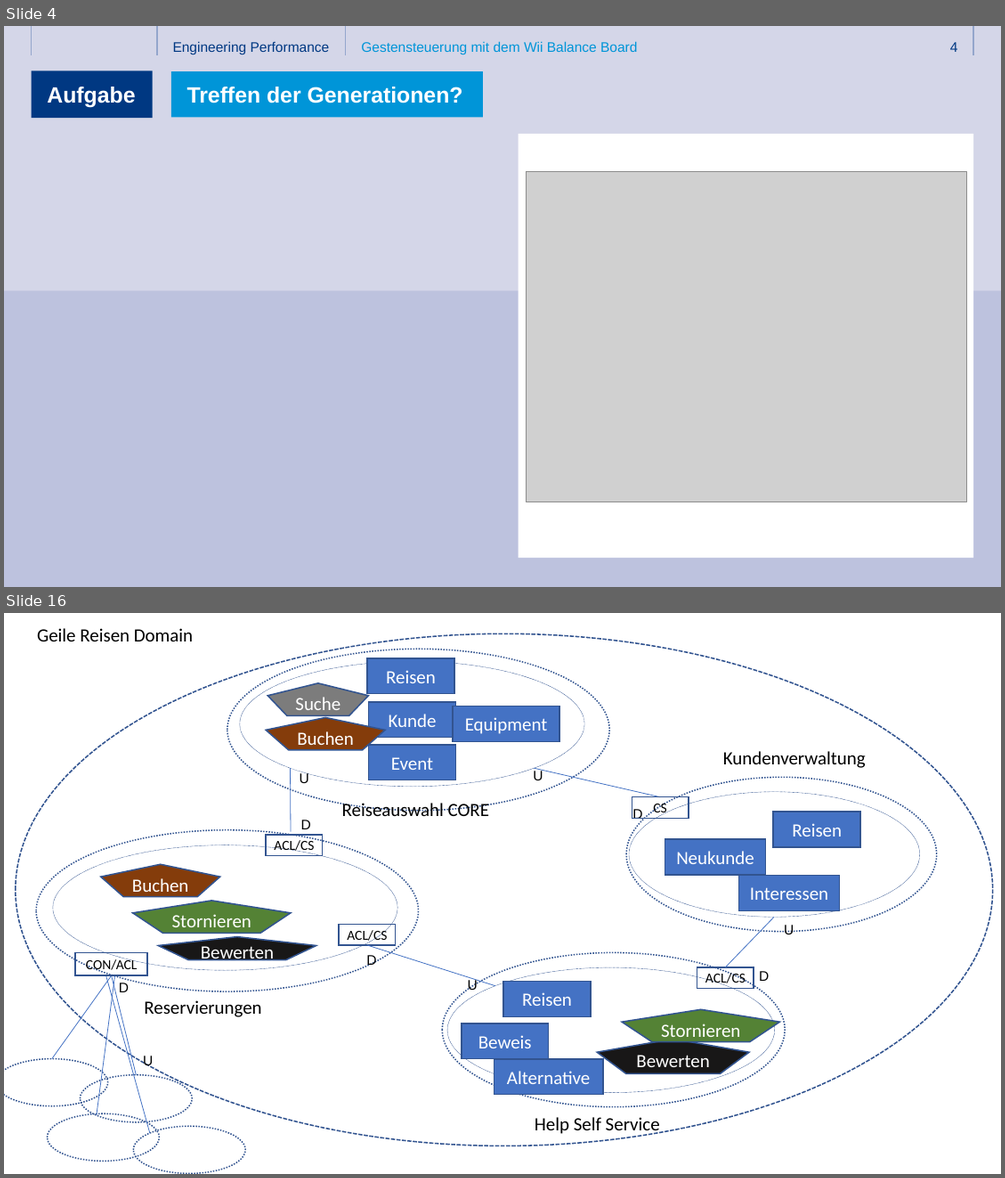
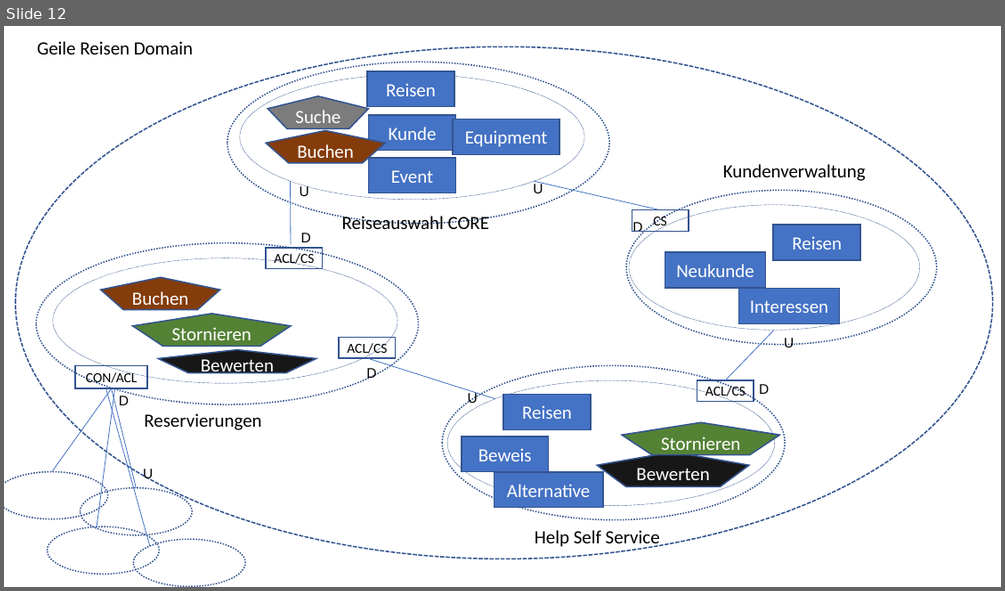
Before and after one commit to ThomasHein/3T2017, a slide deck: Folien/3T_2017_React und DDD.pptx. Shown one above the other, each under a label of ours: slides 4 and 16 before the commit, slide 12 after it; the slides between them are not shown. The pictures are 1005x1178 and 1005x591 pixels, drawn with LibreOffice and Linux fonts; fonts in the diff are those of the drawing; grey boxes stand for pictures; background and template pictures are left out. Boxes give left, top, right and bottom in pixels: in the first picture for what was removed or moved away, otherwise in the second. Text is boxed around its words. In the diff, an @@ line names an element or a change of style, - is before the commit and + after.

```diff
--- a/Folien/3T_2017_React und DDD.pptx
+++ b/Folien/3T_2017_React und DDD.pptx
@@ slide 4 removed at (x1=4, y1=26, x2=1001, y2=587), background #FFFFFF @@
@@ rectangle removed at (x1=4, y1=26, x2=1001, y2=322) @@
@@ line removed from (31, 26) to (31, 54) @@
@@ line removed from (156, 26) to (156, 54) @@
@@ text removed at (x1=173, y1=41, x2=330, y2=54) @@
-Engineering Performance
@@ line removed from (345, 26) to (345, 54) @@
@@ text removed at (x1=361, y1=41, x2=637, y2=54) @@
-Gestensteuerung mit dem Wii Balance Board
@@ page number removed at (x1=950, y1=42, x2=958, y2=52) @@
-4
@@ line removed from (974, 26) to (974, 54) @@
@@ title removed at (x1=31, y1=70, x2=152, y2=118) @@
-Aufgabe
@@ rectangle removed at (x1=171, y1=72, x2=483, y2=118) @@
-Treffen der Generationen?
@@ rectangle removed at (x1=518, y1=134, x2=974, y2=557) @@
@@ picture removed at (x1=526, y1=172, x2=967, y2=501) @@
@@ rectangle removed at (x1=4, y1=290, x2=1001, y2=586) @@
@@ what was slide 16 is now slide 12 @@
```
Also in this commit, not shown: 14 slides changed, 3 other slides removed.
